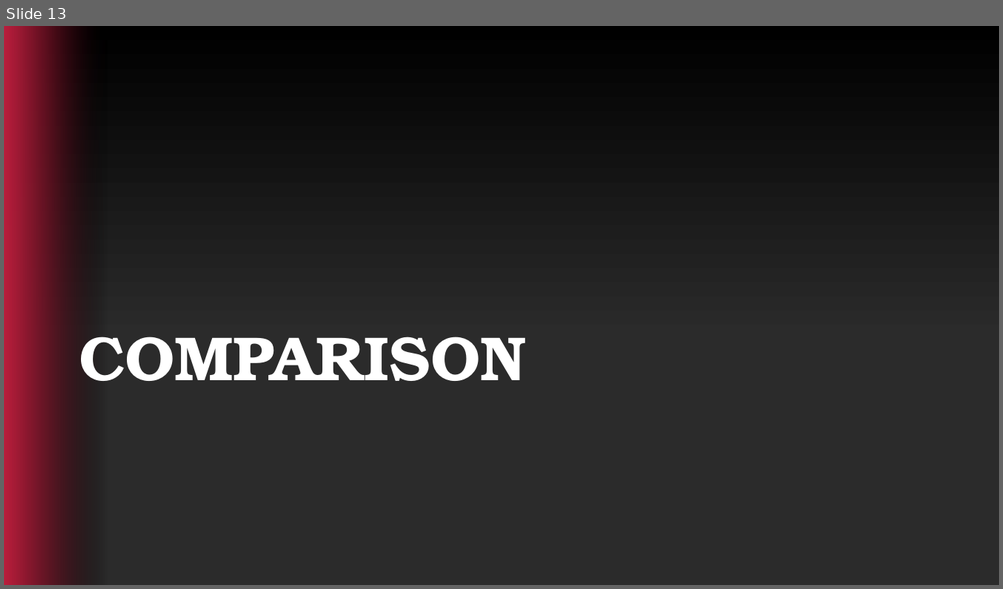
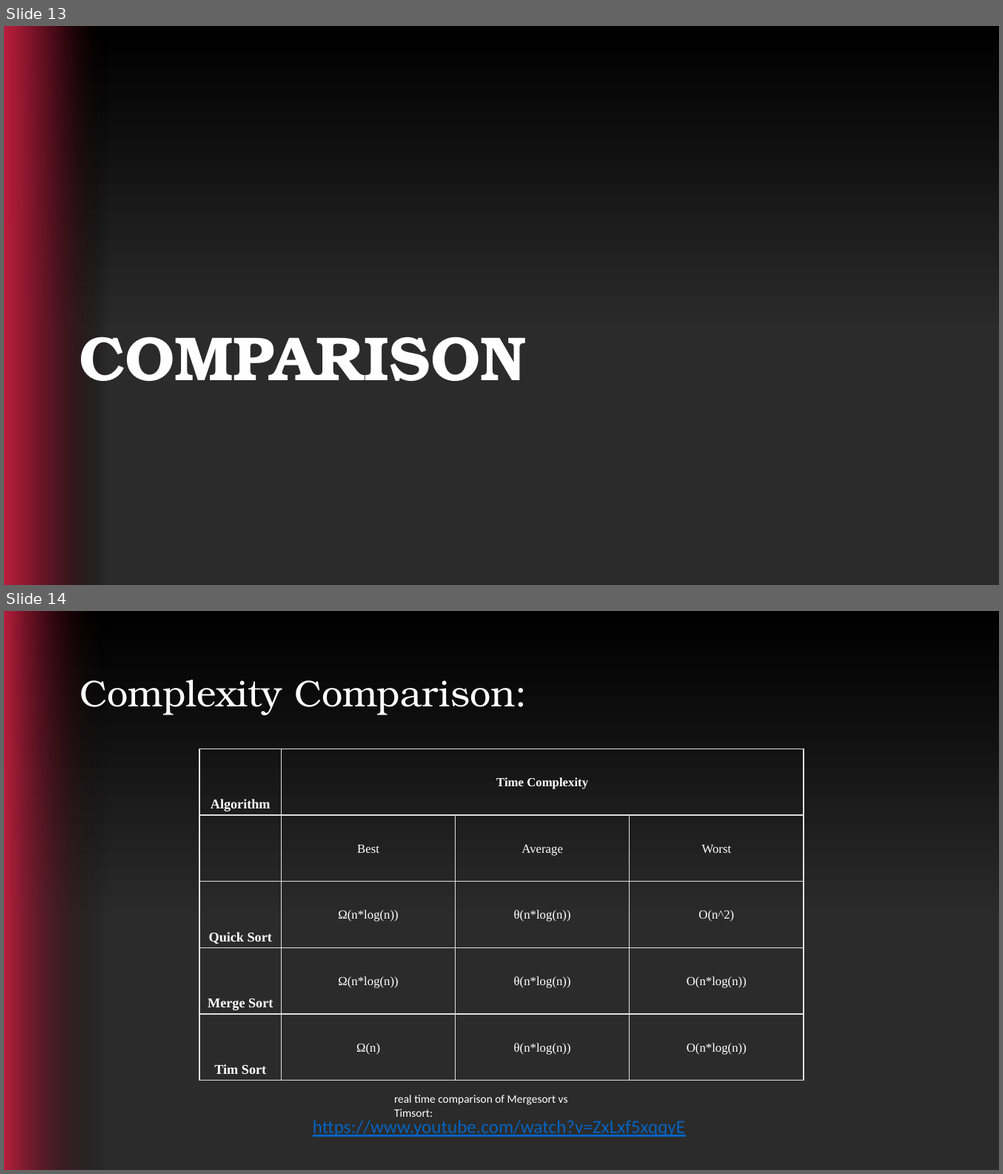
Before and after one commit to tylerteichmann/Timsort, a slide deck: Tim-Sort-Presentation.pptx. Shown one above the other, each under a label of ours: slide 13 before the commit, slides 13 and 14 after it. The pictures are 1003x589 and 1003x1174 pixels, drawn with LibreOffice and Linux fonts; fonts in the diff are those of the drawing; background and template pictures are left out. Boxes give left, top, right and bottom in pixels: in the first picture for what was removed or moved away, otherwise in the second. Text is boxed around its words. In the diff, an @@ line names an element or a change of style, - is before the commit and + after.

Commit message:
feat: added to ppt

```diff
--- a/Tim-Sort-Presentation.pptx
+++ b/Tim-Sort-Presentation.pptx
@@ slide 14 added at <box>4,611,999,1170</box>, background gradient #000000 to #2B2B2B; not listed: 1 template element that a slide beside it also shows @@
@@ title added at <box>79,680,527,715</box>, 36 pt, text #FFFFFF @@
+Complexity Comparison:
@@ table added at <box>199,749,803,1081</box>, 5 rows, 4 columns @@
+Algorithm | Time Complexity |  | 
+ | Best | Average | Worst
+Quick Sort | Ω(n*log(n)) | θ(n*log(n)) | O(n^2)
+Merge Sort | Ω(n*log(n)) | θ(n*log(n)) | O(n*log(n))
+Tim Sort | Ω(n) | θ(n*log(n)) | O(n*log(n))
@@ text added at <box>394,1095,568,1117</box>, 11 pt, text #FFFFFF @@
+real time comparison of Mergesort vs Timsort:
@@ text added at <box>313,1120,685,1137</box>, 18 pt, text #0563C1, underline @@
+https://www.youtube.com/watch?v=ZxLxf5xqqyE
```
Also in this commit, not shown: 1 slide removed.
